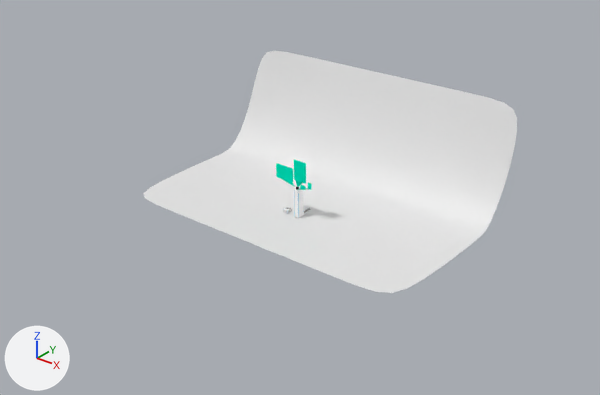
The Blender file art/blender_files/Props/Creative Underground/Misc.blend as it was, and as the next commit left it.
Before and after are seen from a 50 mm lens placed at (192.4, -224.0, 147.4), pointed at (17.9, -5.9, 12.1). Every picture has the same lights, and +X, +Y and +Z are marked at lower left.

Before the edit, the objects in view are built like this:
```python
me_cube_001 = bpy.data.meshes.new('Cube.001')
me_cube_001.from_pydata(...)  # 329 vertices, 282 faces; spans x -9.9..7.8, y -2.5..7.1, z 0.0..24.6
# faces by material slot: [51, 26, 83, 82, 9, 9, 22]
me_cube_001.materials.append(mat_material)  # white #ffffff
me_cube_001.materials.append(mat_material_003)  # its picture is missing
me_cube_001.materials.append(mat_material_001)  # grey #727272
me_cube_001.materials.append(mat_material_006)  # black #141414
me_cube_001.materials.append(mat_material_007)  # cyan #00e7bf
me_cube_001.materials.append(mat_material_008)  # its picture is missing
me_cube_001.materials.append(mat_material_009)  # cyan #00e7bf
me_plane = bpy.data.meshes.new('Plane')
me_plane.from_pydata(...)  # 20 vertices, 12 faces; spans x -1.0..1.0, y -1.0..1.7, z 0.0..1.43
me_plane.polygons.foreach_set('use_smooth', [True] * 12)
# before: 0 (-1.0, -1.0, 0.0), 1 (1.0, -1.0, 0.0), 10 (-0.82, -1.0, 0.0), 15 (0.8, -1.0, 0.0)
ob_cube_001 = bpy.data.objects.new('Cube.001', me_cube_001)
ob_cube_001.location = (12.0, 0.2, -0.1)
ob_plane = bpy.data.objects.new('Plane', me_plane)
ob_plane.location = (10.2, 3.8, -0.2)
ob_plane.scale = (64.9, 30.8, 30.8)
_m = ob_plane.modifiers.new('Subsurf', 'SUBSURF')
```
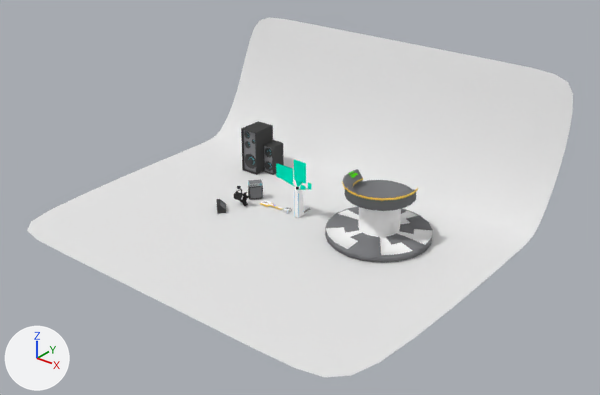
The change, as a list of edits to the scene's bpy script:
```text
Change me_plane:
    where me_plane.from_pydata(...)  # 20 vertices, 12 faces; spans x -1.0..1.0, y -1.0..1.7, z 0.0..1.43
    used by ob_plane; location = (10.2, 3.8, -0.2); scale = (64.9, 30.8, 30.8)
    me_plane part 1
    add for i in [0, 1, 10, 15]: me_plane.vertices[i].co += Vector((0.0, -1.05, 0.0))
Change ob_plane:
    ob_plane.scale: (64.9, 30.8, 30.8) -> (80.6, 38.3, 38.3)
Add ob_techno_dias:
    ob_techno_dias = bpy.data.objects.new('techno dias', me_cylinder_012)  # 262 vertices, 244 faces; spans x -1.52..1.52, y -1.52..1.52, z -1.52..1.79; in mat_material_010 (grey #808184), mat_material_026 (yellow #ffce51), mat_material_017 (white #ffffff)
    ob_techno_dias.location = (45.5, 6.2, 10.4)
    ob_techno_dias.scale = (13.0, 13.0, 6.66)
Add ob_stage_lamp:
    ob_stage_lamp = bpy.data.objects.new('Stage lamp', me_cylinder_029)  # 236 vertices, 210 faces; spans x -2.04..2.78, y -1.88..1.94, z -2.36..1.5; in mat_material_016 (black #353535), mat_material_019 (white #e7e7e7)
    ob_stage_lamp.location = (-12.9, -6.2, 3.4)
    ob_stage_lamp.rotation_euler = (0.0, -1.571, 0.0)  # degrees (0, -90, 0)
    ob_stage_lamp.scale = (1.53, 1.53, 1.53)
Add ob_medium_speaker_low_range:
    ob_medium_speaker_low_range = bpy.data.objects.new('Medium speaker low range', me_cube_021)  # 180 vertices, 156 faces; spans x -3.34..1.68, y -1.12..3.76, z 0.0..7.0; in mat_material_040 (dark grey #494949), mat_material_012 (grey #808184), mat_material_025 (cyan #48b9c7)
    ob_medium_speaker_low_range.location = (-24.3, 24.7, 0.1)
    ob_medium_speaker_low_range.rotation_euler = (0.0, 0.0, -0.886)  # degrees (0, 0, -51)
    ob_medium_speaker_low_range.scale = (1.79, 1.79, 1.79)
Add ob_large_speaker:
    ob_large_speaker = bpy.data.objects.new('Large speaker', me_cube_018)  # 340 vertices, 291 faces; spans x -3.34..1.68, y -1.12..3.76, z 0.0..7.0; in mat_material_040 (dark grey #494949), mat_material_012 (grey #808184), mat_material_025 (cyan #48b9c7)
    ob_large_speaker.location = (-31.9, 21.1, 0.0)
    ob_large_speaker.rotation_euler = (0.0, 0.0, -0.886)  # degrees (0, 0, -51)
    ob_large_speaker.scale = (2.76, 2.76, 2.76)
Add ob_gitar2:
    ob_gitar2 = bpy.data.objects.new('gitar2', me_cube_002)  # 872 vertices, 742 faces; spans x -1.01..4.22, y -0.44..0.1, z -0.78..0.9; in mat_material_016 (black #353535), mat_material_015 (yellow #ffce51), mat_material_010 (grey #808184), mat_material_033 (red #e70a00), mat_material_034 (yellow #e7b800), mat_material_035 (green #1ee700), mat_material_036 (blue #0000e7), mat_material_037 (orange #e76400), mat_material_017 (white #ffffff)
    ob_gitar2.location = (-4.7, 0.5, 0.2)
    ob_gitar2.rotation_euler = (-1.573, 0.0, 0.0)  # degrees (-90, 0, 0)
    ob_gitar2.scale = (2.06, 2.06, 2.06)
Add ob_controlbox1:
    ob_controlbox1 = bpy.data.objects.new('controlbox1', me_cube_023)  # 184 vertices, 138 faces; spans x -1.04..1.0, y -1.5..4.23, z -1.01..1.0; in mat_material_010 (grey #808184), mat_material_011 (light grey #bbbdbf), mat_material_013 (cyan #48b9c7), mat_material_014 (cyan #48b9c7)
    ob_controlbox1.location = (-10.8, 1.7, 6.5)
    ob_controlbox1.rotation_euler = (-0.00597, -0.000772, 0.868)  # degrees (-0.3, 0, 50)
    ob_controlbox1.scale = (2.6, 0.659, 0.659)
Add ob_audio_monitor:
    ob_audio_monitor = bpy.data.objects.new('audio monitor', me_cube_003)  # 26 vertices, 24 faces; spans x -1.0..1.0, y -0.3..1.0, z 0.0..1.31; in mat_material_040 (dark grey #494949), mat_material_012 (grey #808184)
    ob_audio_monitor.location = (-15.5, -15.1, -0.1)
    ob_audio_monitor.rotation_euler = (0.0, 0.0, -0.785)  # degrees (0, 0, -45)
    ob_audio_monitor.scale = (2.76, 2.76, 2.76)
Add ob_amp:
    ob_amp = bpy.data.objects.new('amp', me_cube_005)  # 20 vertices, 18 faces; spans x -1.02..1.05, y -1.12..1.09, z 0.0..2.0; in mat_material_040 (dark grey #494949), mat_material_012 (grey #808184)
    ob_amp.location = (-11.5, 2.1, 0.3)
    ob_amp.scale = (2.76, 2.76, 2.76)
```

Location of each change, [x1, y1, x2, y2] in pixels of the pictures (600 x 395 px; the box of a moved part takes in the faces that stretch with it):
'Plane', reshaped, rescaled (46% wider, 48% taller): before [143, 50, 517, 293]; after [27, 18, 573, 377]
'techno dias', added: after [325, 169, 433, 262]
'Large speaker', added: after [241, 121, 273, 175]
'Medium speaker low range', added: after [263, 140, 284, 175]
'amp', added: after [248, 184, 263, 200]
'Stage lamp', added: after [234, 186, 251, 206]
'audio monitor', added: after [217, 199, 226, 214]
'controlbox1', added: after [248, 179, 263, 187]
'gitar2', added: after [260, 200, 283, 210]
part 1 of me_plane, moved or reshaped: before [143, 159, 468, 293]; after [27, 152, 504, 377]
